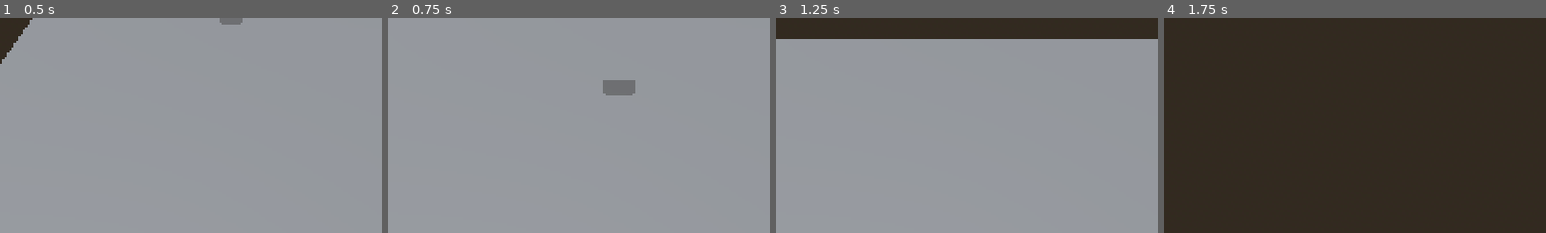
Above: before the commit, frames 1-4 (left to right).
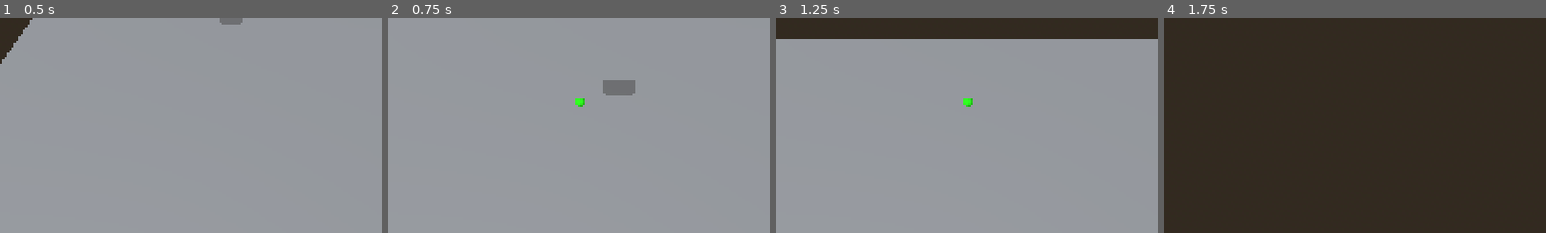
Above: after the commit, the same moments.

Repository: ChrisGiggleman/industrial-warfare
Game: Godot game, scene res://scenes/core/main.tscn
Same seed, same stepped clock (60 frames per second), same inputs: the game is played once before the commit and once after it.
Inputs (mouse positions are % of the whole screen's width and height, from its top left):
- Up to frame 1 (0.5 s): no input
- Up to frame 2 (0.75 s): tap Enter at 0.5 s; move the mouse to (45, 70) at 0.52 s; hold W (move_forward) from 0.53 s (still down); hold Mouse wheel up (camera_zoom_in) from 0.53 s (still down)
- Up to frame 3 (1.25 s): keep holding W (move_forward); keep holding Mouse wheel up (camera_zoom_in)
- Up to frame 4 (1.75 s): keep holding W (move_forward); move the mouse to (80, 65) at 1.27 s; release Mouse wheel up (camera_zoom_in) at 1.28 s; tap Mouse wheel down (camera_zoom_out) at 1.35 s
The pictures show only the part of the screen within x 20-70%, y 50-100%; the shares and areas given below are measured in that part.

Frame 1 is identical in both runs. In frame 2, less than 0.1% of the frame differs, in the area x 49-52%, y 37-42%; in frame 3, less than 0.1%; in frame 4, nothing differs.

Commit message:
Separate placement and selection collision layers

Diff:
--- a/scenes/core/main.tscn
+++ b/scenes/core/main.tscn
@@ -23,6 +23,13 @@
 
 [sub_resource type="BoxShape3D" id="BoxShape3D_i4cec"]
 
+[sub_resource type="StandardMaterial3D" id="StandardMaterial3D_2dmjg"]
+albedo_color = Color(0.14117648, 0.96862745, 0, 1)
+
+[sub_resource type="SphereMesh" id="SphereMesh_b6u03"]
+radius = 0.15
+height = 0.3
+
 [node name="Main" type="Node3D" unique_id=284048942]
 
 [node name="Ground" type="MeshInstance3D" parent="." unique_id=715106593]
@@ -46,6 +53,7 @@
 script = ExtResource("1_2dmjg")
 
 [node name="ReferenceCubeBody" type="StaticBody3D" parent="ReferenceCube" unique_id=716075544]
+collision_layer = 2
 
 [node name="CollisionShape3D" type="CollisionShape3D" parent="ReferenceCube/ReferenceCubeBody" unique_id=1793247131]
 shape = SubResource("BoxShape3D_i4cec")
@@ -58,6 +66,11 @@
 transform = Transform3D(1, 0, 0, 0, 0.7071068, 0.7071068, 0, -0.7071068, 0.7071068, 0, 10, 10)
 current = true
 
-[node name="WorldInteraction" type="Node" parent="." unique_id=1182234064 node_paths=PackedStringArray("camera")]
+[node name="WorldInteraction" type="Node" parent="." unique_id=1182234064 node_paths=PackedStringArray("camera", "hover_marker")]
 script = ExtResource("2_i4cec")
 camera = NodePath("../CameraRig/Camera3D")
+hover_marker = NodePath("../HoverMarker")
+
+[node name="HoverMarker" type="MeshInstance3D" parent="." unique_id=2100502670]
+material_override = SubResource("StandardMaterial3D_2dmjg")
+mesh = SubResource("SphereMesh_b6u03")
--- a/scripts/world_interaction.gd
+++ b/scripts/world_interaction.gd
@@ -2,9 +2,14 @@
 
 
 @export var camera: Camera3D
+@export var hover_marker: MeshInstance3D
 @export var ray_length: float = 1000.0
 
 var selected_object: Node = null
+
+
+func _process(_delta: float) -> void:
+	_update_hover_marker()
 
 
 func _unhandled_input(event: InputEvent) -> void:
@@ -47,6 +52,7 @@
 		_select_object(null)
 		print("Hit nothing")
 
+
 func _select_object(object: Node) -> void:
 	if selected_object == object:
 		return
@@ -58,3 +64,29 @@
 
 	if selected_object != null and selected_object.has_method("set_selected"):
 		selected_object.call("set_selected", true)
+
+
+func _update_hover_marker() -> void:
+	var mouse_position: Vector2 = get_viewport().get_mouse_position()
+
+	var ray_origin: Vector3 = camera.project_ray_origin(mouse_position)
+	var ray_direction: Vector3 = camera.project_ray_normal(mouse_position)
+	var ray_end: Vector3 = ray_origin + ray_direction * ray_length
+
+	var query := PhysicsRayQueryParameters3D.create(
+		ray_origin,
+		ray_end
+	)
+
+	query.collision_mask = 1
+
+	var result: Dictionary = get_viewport().world_3d.direct_space_state.intersect_ray(query)
+
+	if result:
+		var hit_position: Vector3 = result["position"]
+
+		hover_marker.visible = true
+		hover_marker.global_position = hit_position + Vector3(0.0, 0.15, 0.0)
+
+	else:
+		hover_marker.visible = false
Not shown, changed: docs/ARCHITECTURE.md
Not shown, changed: docs/DEVLOG.md
Not shown, changed: docs/ROADMAP.md
